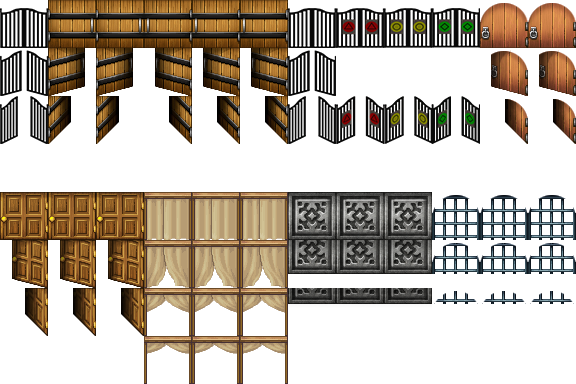
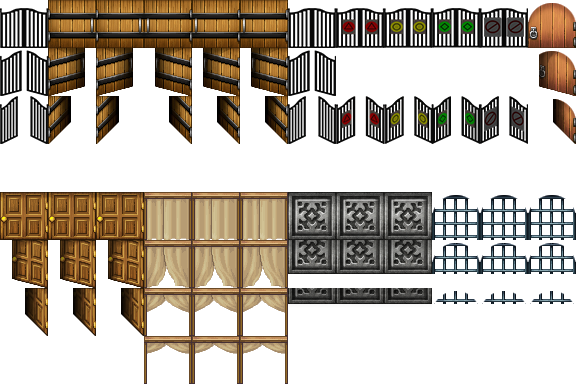
Layers edited between the first and the second 576×384 image:
added group "No entry gate" with 2 layers above "New Red" over (x1=480, y1=8, x2=528, y2=144)
added layer "No entry Open" in group "No entry gate" over (x1=480, y1=96, x2=528, y2=144)
added layer "No entry Closed" in group "No entry gate" over (x1=480, y1=8, x2=528, y2=48)
painted on "Layer 1" over (x1=480, y1=3, x2=528, y2=144)
